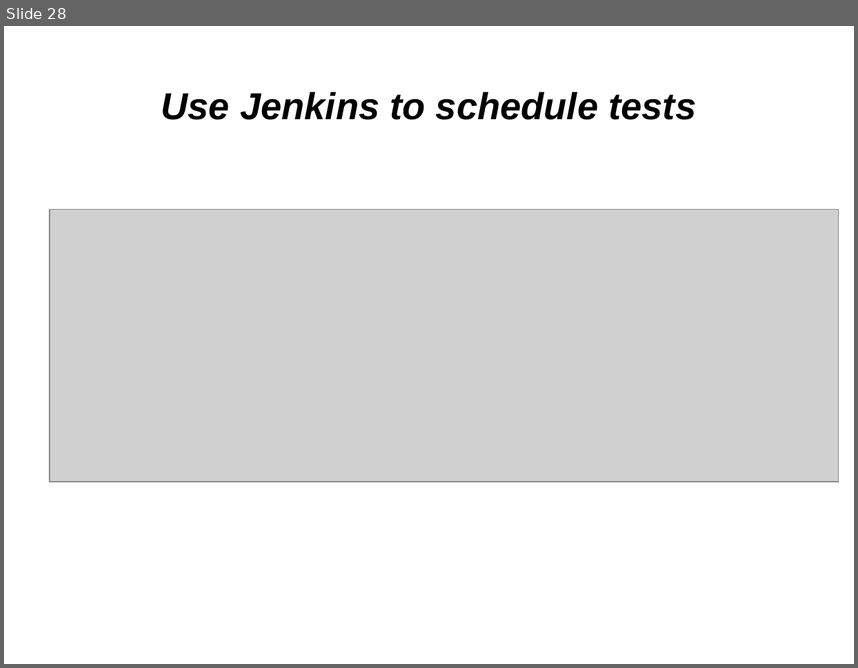
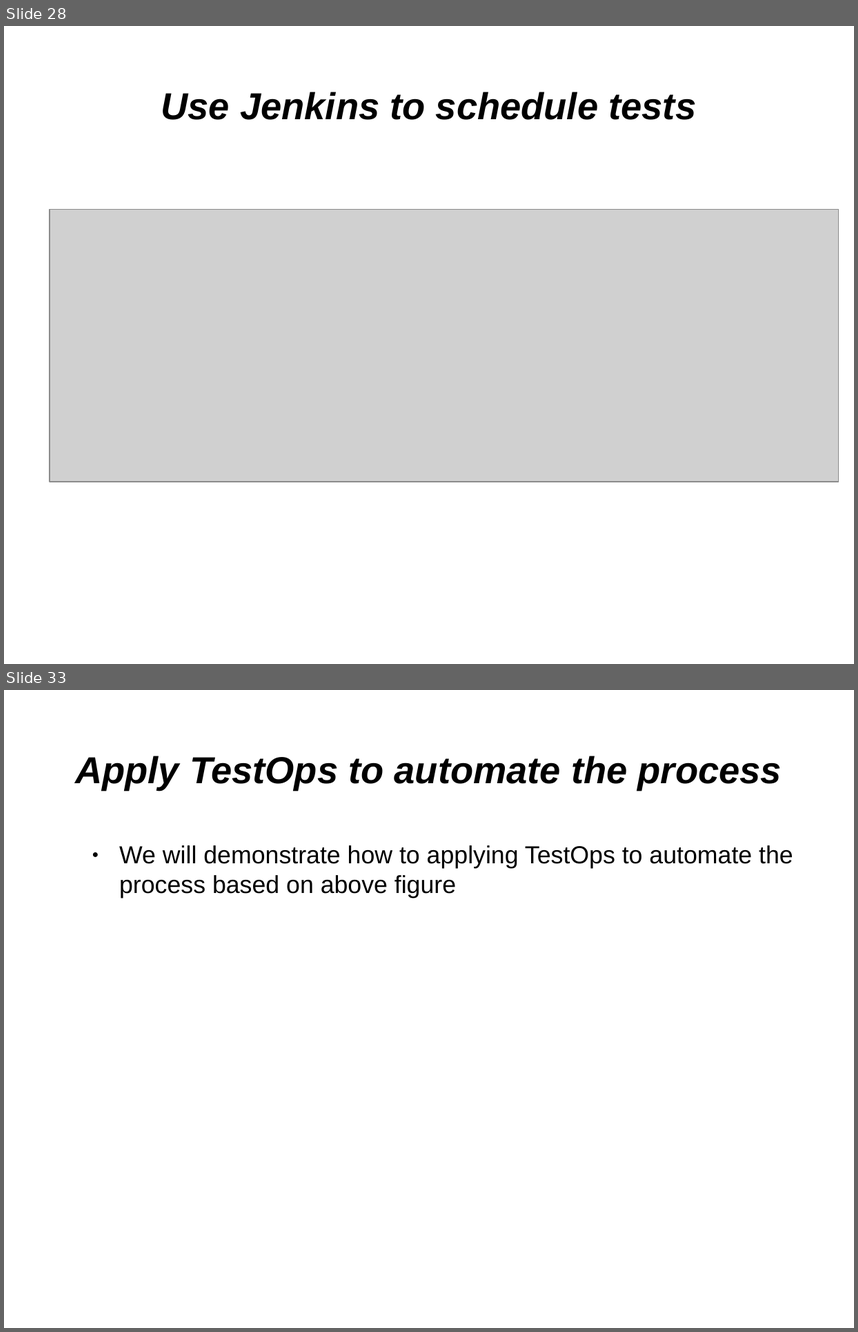
Before and after one commit to kirol/selenium, a slide deck: Selenium & Testops.odp. Shown one above the other, each under a label of ours: slide 28 before the commit, slides 28 and 33 after it; the slides between them are not shown. The pictures are 858x668 and 858x1332 pixels, drawn with LibreOffice and Linux fonts; fonts in the diff are those of the drawing; grey boxes stand for pictures. Boxes give left, top, right and bottom in pixels: in the first picture for what was removed or moved away, otherwise in the second. Text is boxed around its words. In the diff, an @@ line names an element or a change of style, - is before the commit and + after.

```diff
--- a/Selenium & Testops.odp
+++ b/Selenium & Testops.odp
@@ slide 33 added at [4, 690, 854, 1328], background #FFFFFF @@
@@ title added at [75, 756, 782, 790], 35 pt, text #000000, bold, italic @@
+Apply TestOps to automate the process
@@ text added at [119, 845, 793, 898], 23 pt, text #000000 @@
+  ● We will demonstrate how to applying TestOps to automate the process based on above figure
```
Also in this commit, not shown: 16 slides changed, 3 other slides added, 1 slide removed, 1 other file.
